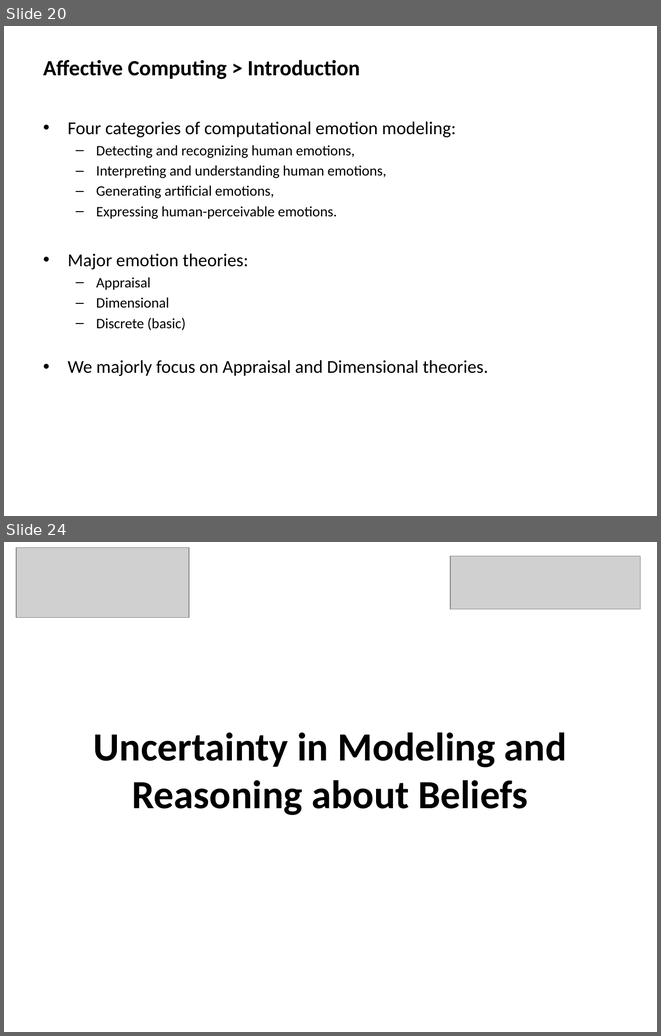
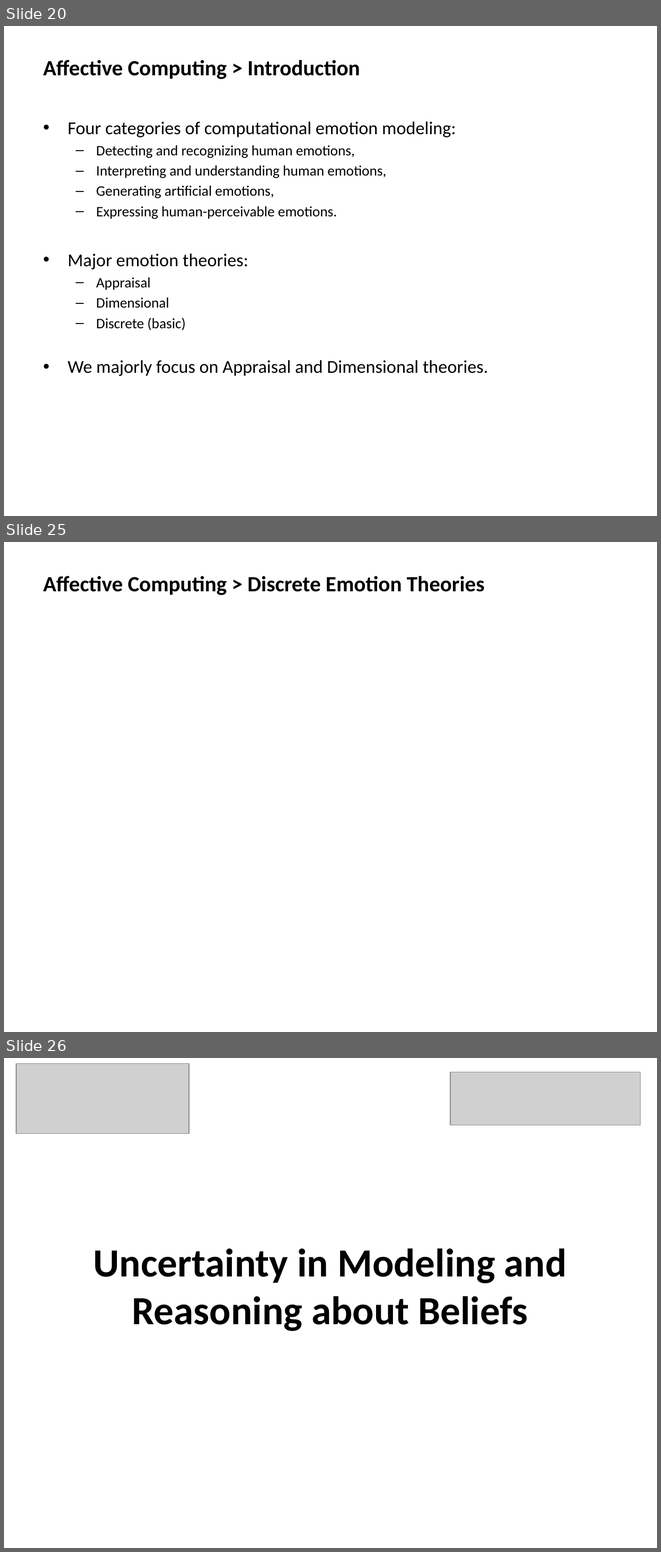
Before and after one commit to mshayganfar/CompExam1, a slide deck: presentation/PhD-comprehensive-exam.pptx. Shown one above the other, each under a label of ours: slides 20 and 24 before the commit, slides 20, 25 and 26 after it; the slides between them are not shown. The pictures are 661x1036 and 661x1552 pixels, drawn with LibreOffice and Linux fonts; fonts in the diff are those of the drawing; grey boxes stand for pictures. Boxes give left, top, right and bottom in pixels: in the first picture for what was removed or moved away, otherwise in the second. Text is boxed around its words. In the diff, an @@ line names an element or a change of style, - is before the commit and + after.

Commit message:
Dimensional theory.
Finished dimensional theories.

```diff
--- a/presentation/PhD-comprehensive-exam.pptx
+++ b/presentation/PhD-comprehensive-exam.pptx
@@ slide 25 added at bbox=[4, 542, 657, 1032], background #FFFFFF @@
@@ text added at bbox=[43, 576, 485, 595], 24 pt, text #000000, bold @@
+Affective Computing > Discrete Emotion Theories
@@ what was slide 24 is now slide 26 @@
```
Also in this commit, not shown: 3 slides changed, 1 other slide added.
